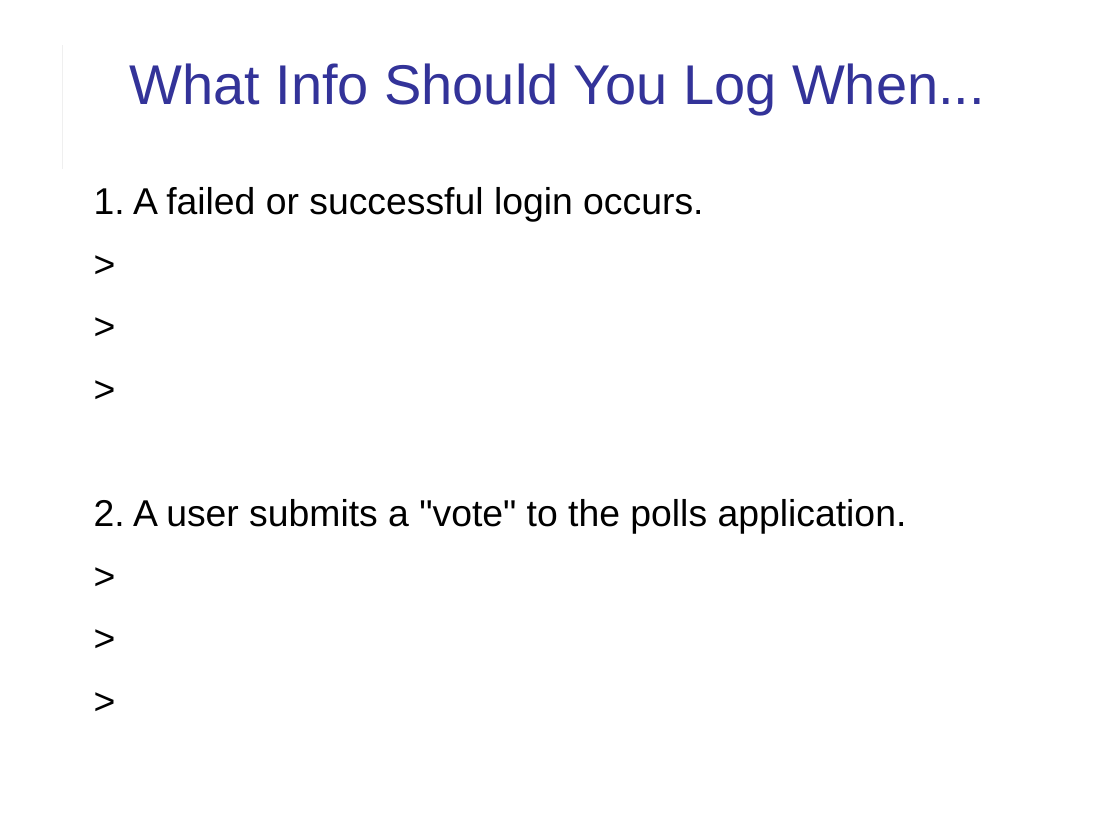
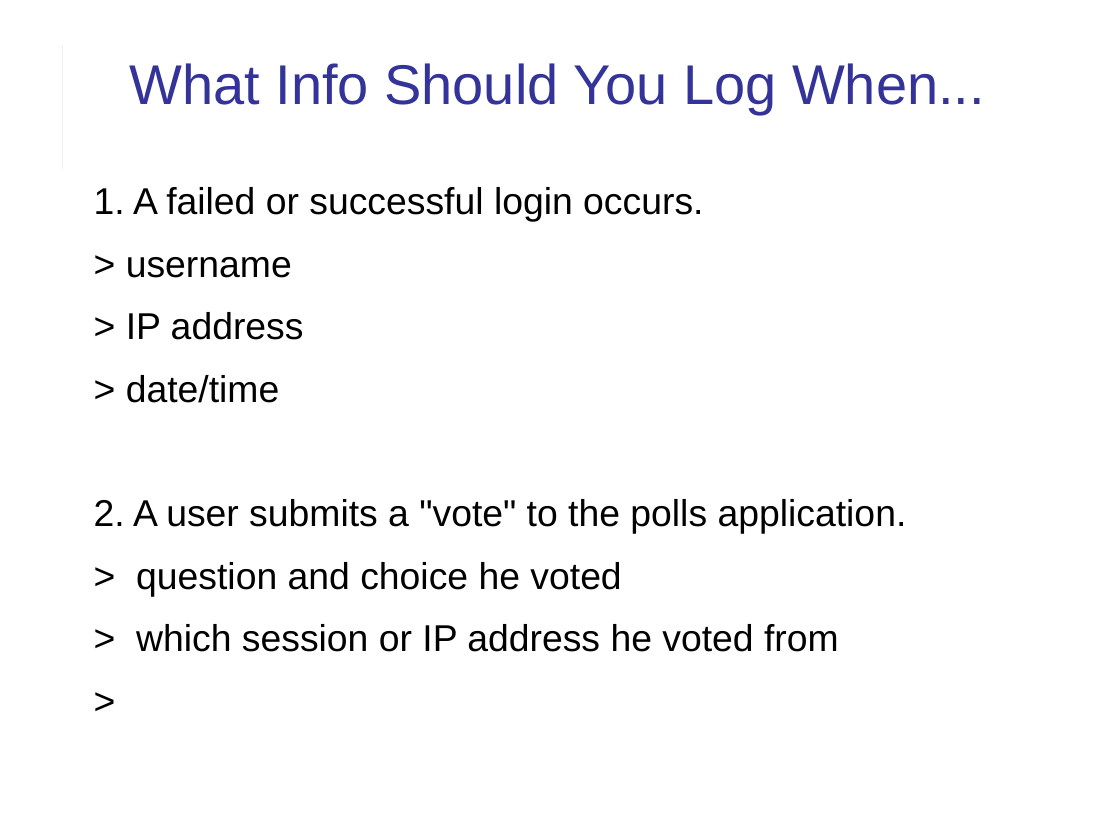
Before and after one commit to cpske/ISP, a slide deck: slide 21 of logging/Logging.ppt (slide 20 before the commit). Drawn at 1120x840 pixels with LibreOffice and Linux fonts; fonts in the diff are those of the drawing. Boxes give left, top, right and bottom in pixels: in the first picture for what was removed or moved away, otherwise in the second. Text is boxed around its words. In the diff, an @@ line names an element or a change of style, - is before the commit and + after.

```diff
--- a/logging/Logging.ppt
+++ b/logging/Logging.ppt
@@ text at (94, 257, 907, 652): paragraphs added @@
+> username
+> IP address
+> date/time
+2. A user submits a "vote" to the polls application.
+> question and choice he voted
+> which session or IP address he voted from
```
Also in this commit, not shown: 6 other slides changed, 1 slide added, 1 slide removed, 3 other files.
